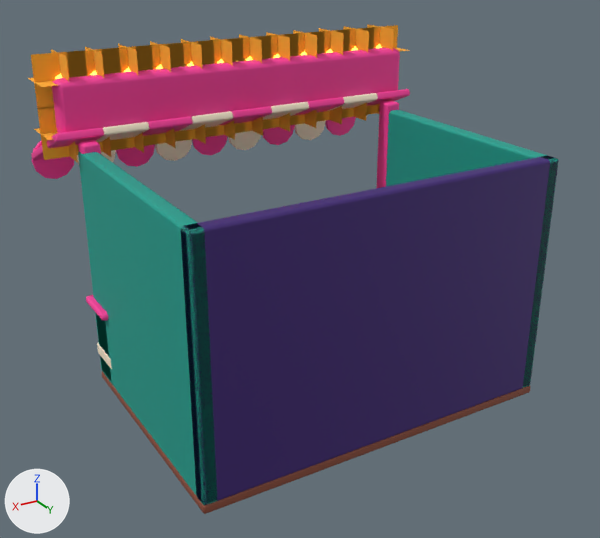
Renders of the glTF model art/models/booth.glb from each side of a commit.
The view is the same before and after, from a camera (50 mm lens) standing at (4.97, 7.97, 5.67) and looking at (0.0, -0.32, 1.53). Every picture has the same lights, and +X, +Y and +Z are marked at lower left. The first picture is the older version. Vertices at exactly the same position are counted once.

The older version as bpy lines, for what is in view:
```python
me_booth = bpy.data.meshes.new('Booth')
me_booth.from_pydata(...)  # 3186 vertices, 5688 faces; spans x -2.62..2.62, y -2.89..1.6, z 0.0..4.17
me_booth.materials.append(mat_wood)  # brown #8a4a36
me_booth.materials.append(mat_teal)  # cyan #0e9f8e
me_booth.materials.append(mat_pink)  # pink #ff3f9f
me_booth.materials.append(mat_cream)  # beige #fff0d4
me_booth.materials.append(mat_purpledark)  # dark purple #3d1f73
me_booth.materials.append(mat_yellow)  # yellow #ffd93b
me_booth.materials.append(mat_bulbamber)  # orange #ffc24a, glowing orange #ffc24a
me_booth.materials.append(mat_bulbhalo)  # orange #ffb030
me_booth.materials.append(mat_pinklight)  # pink #ff86c4
me_booth.materials.append(mat_bluelight)  # blue #7fb4f5
me_booth.materials.append(mat_purplelight)  # purple #9a6be0
me_booth.materials.append(mat_orange)  # orange #ff8a2a
ob_booth = bpy.data.objects.new('Booth', me_booth)
ob_booth.location = (0.0, 0.0, 0.0)
```
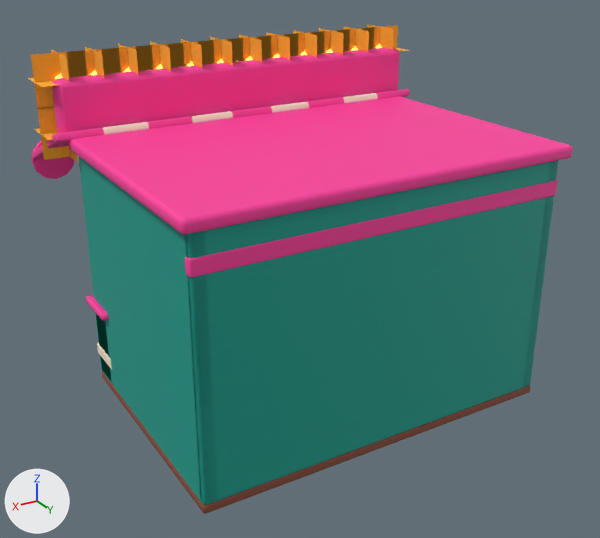
The change, as JSON lines over the scene's bpy script:
```json
{"block": "me_booth", "where": "# used by ob_booth; location = (0.0, 0.0, 0.0)"}
{"op": "remove", "block": "me_booth", "code": "me_booth.from_pydata(...)  # 3186 vertices, 5688 faces; spans x -2.62..2.62, y -2.89..1.6, z 0.0..4.17"}
{"op": "add", "block": "me_booth", "code": "me_booth.from_pydata(...)  # 3366 vertices, 6024 faces; spans x -2.62..2.62, y -2.89..1.7, z 0.0..4.17"}
{"block": "me_booth", "change": "me_booth part 1: a new loose piece of 56 vertices spanning x -2.31..2.31, y 1.49..1.61, z 2.65..2.85, in mat_pink (pink #ff3f9f)"}
{"block": "me_booth", "change": "me_booth part 2: a new loose piece of 56 vertices spanning x -2.4..2.4, y -1.6..1.7, z 3.1..3.26, in mat_pink (pink #ff3f9f)"}
{"block": "me_booth", "change": "me_booth part 3"}
{"block": "me_booth", "change": "28 vertices are removed from x -2.3..2.3, y 1.4..1.44, z 0.1..3.1"}
{"block": "me_booth", "change": "132 faces are deleted"}
{"block": "me_booth", "change": "26 vertices are added at x -2.3..2.3, y 1.5..1.6, z 0.1..3.1"}
{"block": "me_booth", "change": "6 new vertices lie (0.0, 0.0, 2.92) away from vertices in x -2.29..2.29, y 1.5..1.6, z 0.14"}
{"block": "me_booth", "change": "132 new faces join them, mat_teal (cyan #0e9f8e)"}
{"block": "me_booth", "change": "me_booth part 4: 22 faces spanning x -2.3..2.3, y 1.56..1.6, z 0.1..3.1 switch from mat_purpledark (dark purple #3d1f73) to mat_teal (cyan #0e9f8e)"}
{"block": "me_booth", "change": "other edits to the shape of me_booth do not show in these pictures"}
```

Boxes [x1, y1, x2, y2] around the edits, measured in the pictures (600 x 538 px; the box of a moved part takes in the faces that stretch with it):
```json
{"object": "Booth", "change": "reshaped", "before": [28, 24, 559, 514], "after": [28, 24, 573, 514]}
{"part": 1, "of": "me_booth", "change": "added", "after": [185, 180, 558, 277], "on screen": "pink"}
{"part": 2, "of": "me_booth", "change": "added", "after": [69, 96, 573, 234], "on screen": "pink"}
{"part": 3, "of": "me_booth", "change": "moved or reshaped", "before": [78, 110, 559, 505], "after": [79, 157, 559, 505]}
{"part": 4, "of": "me_booth", "change": "recoloured", "before": [187, 163, 557, 503], "after": [187, 163, 557, 503], "on screen": "dark purple to cyan"}
```
